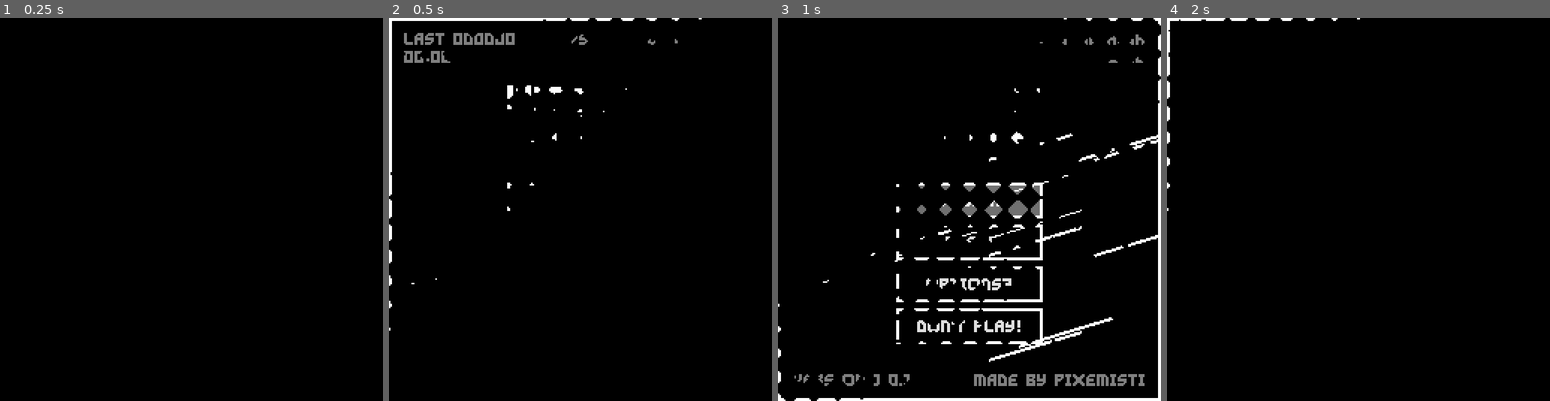
Above: before the commit, frames 1-4 (left to right).
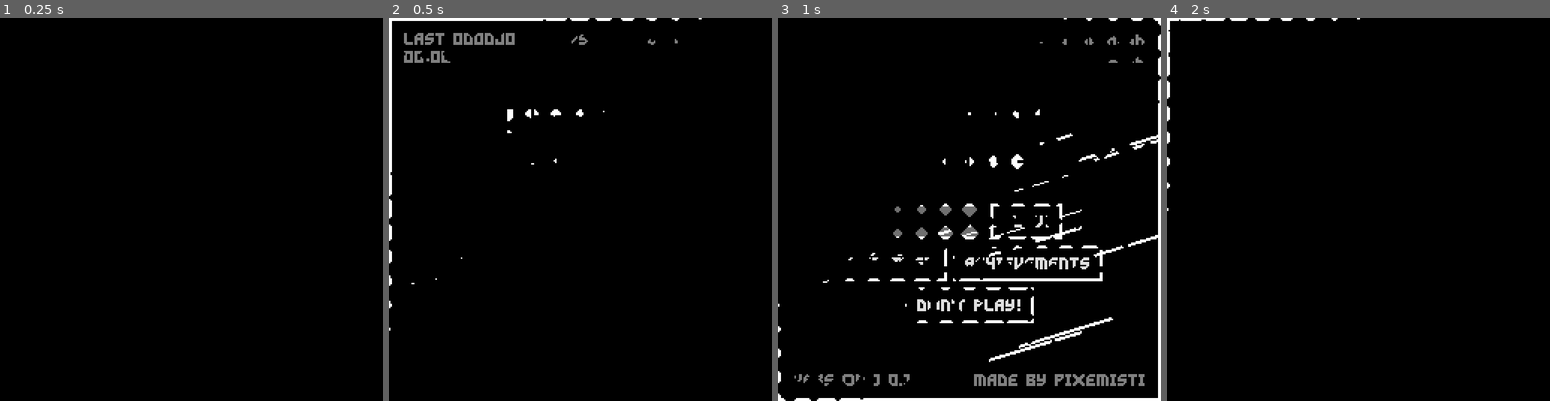
Above: after the commit, the same moments.

Repository: Ayabee527/mini-jam-155-wind
Game: Godot game, scene res://main_menu/main_menu.tscn
Two runs of this game, one before a commit and one after it. Both use one fixed random seed, a clock stepped at 60 frames per second and the inputs below.
Inputs:
- Up to frame 1 (0.25 s): no input
- Up to frame 2 (0.5 s): no input
- Up to frame 3 (1 s): click "TUTORIAL" at 0.5 s
- Up to frame 4 (2 s): click "OPTIONS?" at 1.25 s

Frame 1 is identical in both runs. In frame 2, 0.4% of the frame differs, in the area x 18-63%, y 17-63%; in frame 3, 4.4%, in the area x 17-85%, y 18-86%; in frame 4, nothing differs.

Commit message:
achievements start

Diff:
--- /dev/null
+++ b/game/autoloads/AchievementHandler.gd
@@ -0,0 +1,70 @@
+extends Node
+
+const ACHIEVEMENTS = {
+	"Very Nice!": {
+		"completed": false,
+		"description": "Hit the goal 69 times in an endless run.",
+		"icon": "",
+	},
+
+	"Voluntary Celibate!": {
+		"completed": false,
+		"description": "Don't hit the goal once in an endless run.",
+		"icon": "",
+	},
+
+	"Okay, You're Pretty Good!": {
+		"completed": false,
+		"description": "Get a 25k+ score endless run.",
+		"icon": "",
+	},
+
+	"Okay, You're Very Good!": {
+		"completed": false,
+		"description": "Get a 50k+ score endless run.",
+		"icon": "",
+	},
+
+	"Okay, You're Too Good!": {
+		"completed": false,
+		"description": "Get a 75k+ score endless run.",
+		"icon": "",
+	},
+
+	"Okay, You Can Stop Now!": {
+		"completed": false,
+		"description": "Get a 100k+ score endless run.",
+		"icon": "",
+	},
+
+	"Tryhard!": {
+		"completed": false,
+		"description": "Get a 150k+ score endless run.",
+		"icon": "",
+	},
+
+	"Maybe You Should Go Outside!": {
+		"completed": false,
+		"description": "Get a 200k+ score endless run.",
+		"icon": "",
+	},
+
+	"Okay You're Pretty Bad!": {
+		"completed": false,
+		"description": "Finish an endless run with less than 1k score.",
+		"icon": "",
+	},
+
+	"They're In The Walls!": {
+		"completed": false,
+		"description": "Hit the goal 10 times without touching the edges.",
+		"icon": "",
+	},
+
+	"First Of Many!": {
+		"completed": false,
+		"description": "End your first endless run!",
+		"icon": "",
+	},
+
+}
--- a/game/main_menu/main_menu.tscn
+++ b/game/main_menu/main_menu.tscn
@@ -94,7 +94,11 @@
 [node name="VBoxContainer" type="VBoxContainer" parent="CenterContainer/VBoxContainer"]
 layout_mode = 2
 
-[node name="Tutorial" type="Button" parent="CenterContainer/VBoxContainer/VBoxContainer"]
+[node name="HBoxContainer" type="HBoxContainer" parent="CenterContainer/VBoxContainer/VBoxContainer"]
+layout_mode = 2
+size_flags_horizontal = 4
+
+[node name="Tutorial" type="Button" parent="CenterContainer/VBoxContainer/VBoxContainer/HBoxContainer"]
 layout_mode = 2
 theme_override_fonts/font = ExtResource("1_of1rs")
 theme_override_font_sizes/font_size = 8
@@ -104,7 +108,7 @@
 theme_override_styles/focus = SubResource("StyleBoxFlat_g825x")
 text = "TUTORIAL"
 
-[node name="Play" type="Button" parent="CenterContainer/VBoxContainer/VBoxContainer"]
+[node name="Play" type="Button" parent="CenterContainer/VBoxContainer/VBoxContainer/HBoxContainer"]
 layout_mode = 2
 theme_override_fonts/font = ExtResource("1_of1rs")
 theme_override_font_sizes/font_size = 8
@@ -114,7 +118,11 @@
 theme_override_styles/focus = SubResource("StyleBoxFlat_g825x")
 text = "PLAY!"
 
-[node name="Options" type="Button" parent="CenterContainer/VBoxContainer/VBoxContainer"]
+[node name="HBoxContainer2" type="HBoxContainer" parent="CenterContainer/VBoxContainer/VBoxContainer"]
+layout_mode = 2
+size_flags_horizontal = 4
+
+[node name="Options" type="Button" parent="CenterContainer/VBoxContainer/VBoxContainer/HBoxContainer2"]
 layout_mode = 2
 theme_override_fonts/font = ExtResource("1_of1rs")
 theme_override_font_sizes/font_size = 8
@@ -124,8 +132,19 @@
 theme_override_styles/focus = SubResource("StyleBoxFlat_g825x")
 text = "OPTIONS?"
 
+[node name="Achieves" type="Button" parent="CenterContainer/VBoxContainer/VBoxContainer/HBoxContainer2"]
+layout_mode = 2
+theme_override_fonts/font = ExtResource("1_of1rs")
+theme_override_font_sizes/font_size = 8
+theme_override_styles/normal = SubResource("StyleBoxFlat_cxlch")
+theme_override_styles/hover = SubResource("StyleBoxFlat_g825x")
+theme_override_styles/pressed = SubResource("StyleBoxFlat_jhgke")
+theme_override_styles/focus = SubResource("StyleBoxFlat_g825x")
+text = "Achievements"
+
 [node name="Quit" type="Button" parent="CenterContainer/VBoxContainer/VBoxContainer"]
 layout_mode = 2
+size_flags_horizontal = 4
 theme_override_fonts/font = ExtResource("1_of1rs")
 theme_override_font_sizes/font_size = 8
 theme_override_styles/normal = SubResource("StyleBoxFlat_cxlch")
@@ -230,8 +249,8 @@
 bus = &"music"
 
 [connection signal="timeout" from="WindHolder/WindTimer" to="WindHolder" method="_on_wind_timer_timeout"]
-[connection signal="pressed" from="CenterContainer/VBoxContainer/VBoxContainer/Tutorial" to="." method="_on_tutorial_pressed"]
-[connection signal="pressed" from="CenterContainer/VBoxContainer/VBoxContainer/Play" to="." method="_on_play_pressed"]
-[connection signal="pressed" from="CenterContainer/VBoxContainer/VBoxContainer/Options" to="." method="_on_options_pressed"]
+[connection signal="pressed" from="CenterContainer/VBoxContainer/VBoxContainer/HBoxContainer/Tutorial" to="." method="_on_tutorial_pressed"]
+[connection signal="pressed" from="CenterContainer/VBoxContainer/VBoxContainer/HBoxContainer/Play" to="." method="_on_play_pressed"]
+[connection signal="pressed" from="CenterContainer/VBoxContainer/VBoxContainer/HBoxContainer2/Options" to="." method="_on_options_pressed"]
 [connection signal="pressed" from="CenterContainer/VBoxContainer/VBoxContainer/Quit" to="." method="_on_quit_pressed"]
 [connection signal="confirmed" from="OptionsMenu" to="." method="_on_options_menu_confirmed"]
--- a/game/project.godot
+++ b/game/project.godot
@@ -23,6 +23,7 @@
 SceneSwitcher="*res://autoloads/SceneSwitcher.tscn"
 Global="*res://autoloads/Global.gd"
 DataLoader="*res://autoloads/data_loader.gd"
+AchievementHandler="*res://autoloads/AchievementHandler.gd"
 
 [display]
 
